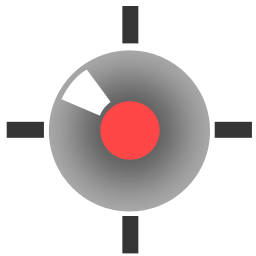
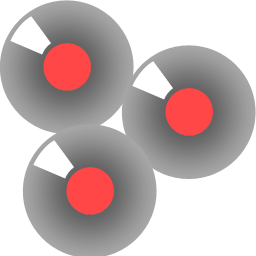
Comparing the layer stacks of the two (256, 256) images. Changes:
added group "Eye3" (1st of 2) with 3 layers above "Eye2" over [22, 124, 157, 256]
added layer "Eye3" (2nd of 2, in "Eye3") in group "Eye3" over [22, 124, 157, 256]
added layer "Pupil3" in group "Eye3" over [65, 166, 115, 215]
added layer "Shape 1" in group "Eye3" over [26, 129, 152, 255]
added group "Eye2" (1st of 2) with 3 layers above "Eye1" over [121, 45, 256, 179]
added layer "Eye2" (2nd of 2, in "Eye2") in group "Eye2" over [121, 45, 256, 179]
added layer "Pupil2" in group "Eye2" over [164, 87, 214, 136]
added layer "Shape 1 copy" in group "Eye2" over [127, 48, 253, 174]
added group "Eye1" (1st of 2) with 3 layers over [0, 0, 134, 134]
renamed "Shape 1" to "Eye1", moved it into group "Eye1", painted on it over [0, 0, 211, 212]
renamed "Shape 3" to "Pupil1", moved it into group "Eye1", painted on it over [42, 42, 160, 160]
removed group "Set 1" (4 layers) over [6, 6, 252, 254]
removed layer "Shape 2" from group "Set 1" over [6, 121, 44, 138]
removed layer "Shape 2 copy 2" from group "Set 1" over [214, 121, 252, 138]
removed layer "Shape 2 copy" from group "Set 1" over [122, 6, 139, 44]
removed layer "Shape 2 copy 3" from group "Set 1" over [122, 216, 139, 254]
added layer "Shape 1 copy 2" in group "Eye1" over [3, 3, 129, 129]
